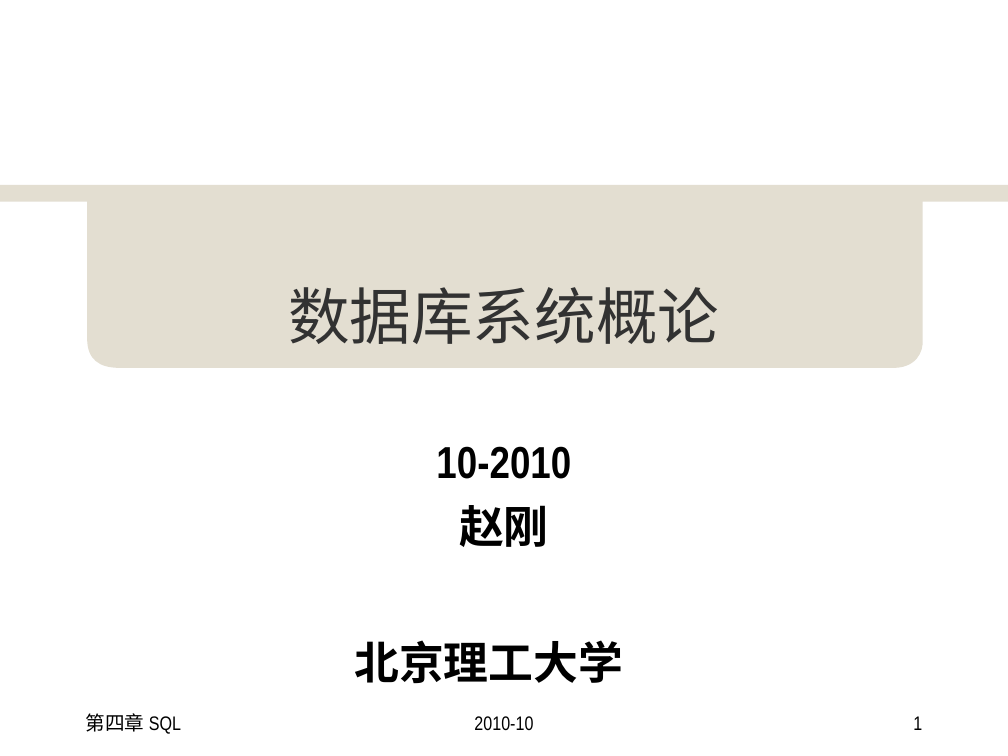
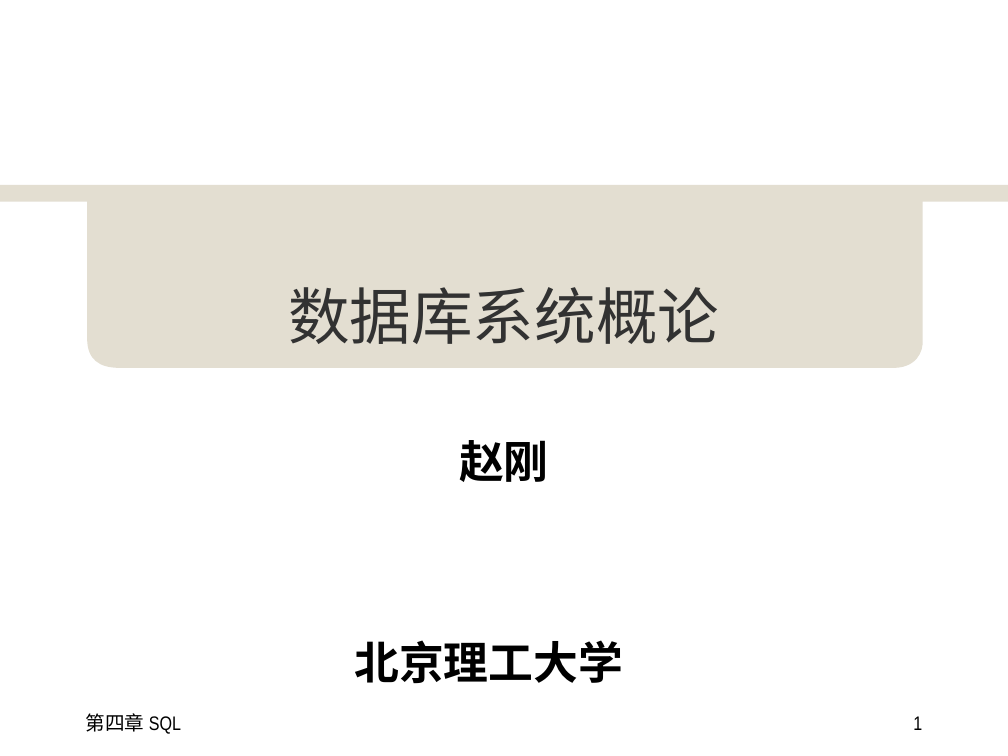
Before and after one commit to yuanba/Study, a slide deck: slide 1 of MySQL/DB-ppt/4SQL.ppt. Drawn at 1008x756 pixels with LibreOffice and Linux fonts; fonts in the diff are those of the drawing; background and template pictures are left out. Boxes give left, top, right and bottom in pixels: in the first picture for what was removed or moved away, otherwise in the second. Text is boxed around its words. In the diff, an @@ line names an element or a change of style, - is before the commit and + after.

```diff
--- a/MySQL/DB-ppt/4SQL.ppt
+++ b/MySQL/DB-ppt/4SQL.ppt
@@ subtitle at (x1=436, y1=446, x2=571, y2=479): paragraph removed @@
-10-2010
@@ text removed at (x1=474, y1=716, x2=533, y2=731) @@
-2010-10
```
Also in this commit, not shown: 60 other slides changed, 28 other files.
